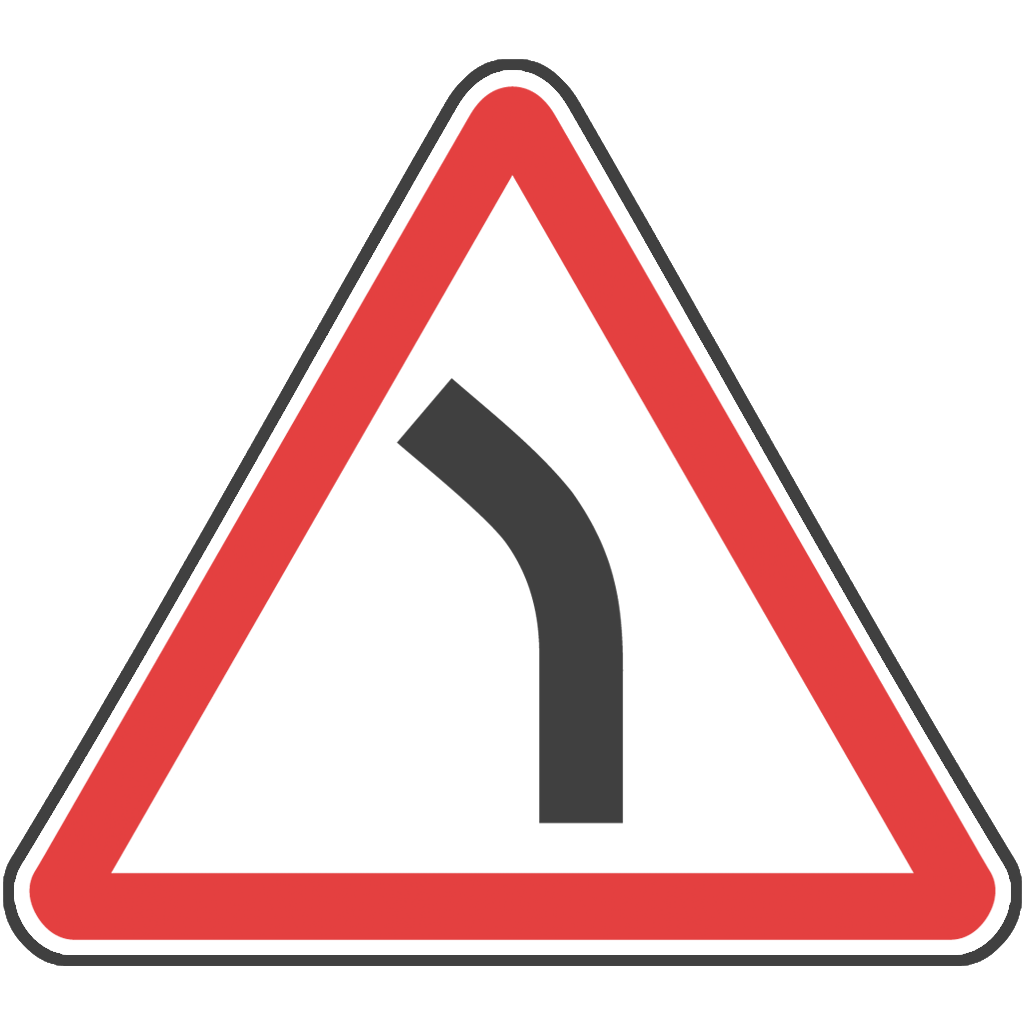
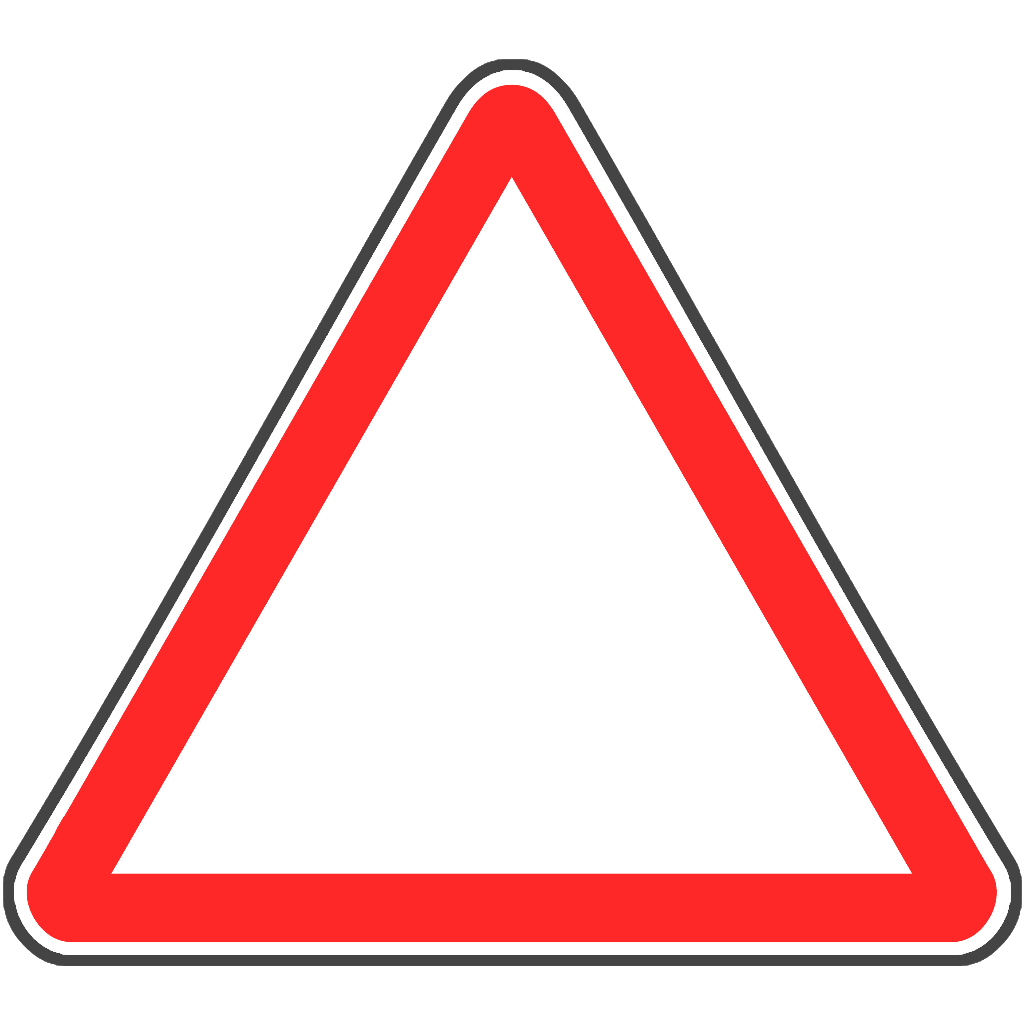
Before/after of a w=1024, h=1024 layered artwork. What changed in the layer stack:
moved "Слой 7" above "Слой 15", painted on it over [3, 59, 1022, 966]
added group "base 2.4" (1st of 2, in "Группа 1") with 1 layers in group "Группа 1" over [26, 84, 997, 943]
added layer "base 2.4" (2nd of 2, in "Группа 1" › "base 2.4") in group "base 2.4" over [26, 84, 997, 943]
hid group "1.11.2" (1 layers) over [28, 86, 996, 941]
renamed "Слой 13" to "Слой 62", painted on it over [28, 86, 996, 941]
